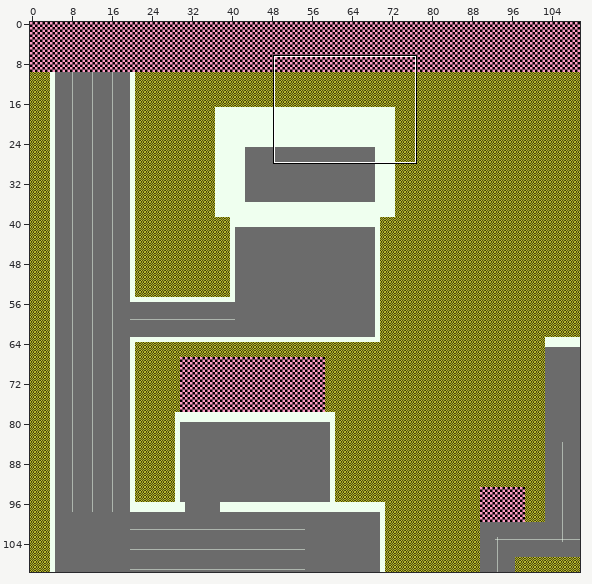
One commit to this Tiled map: Assets/Graphics/Maps/Forest/ForestDistrict.tmx. Above: a wide view before the commit, with the close-up outlined.
Close-up. First the earlier version:
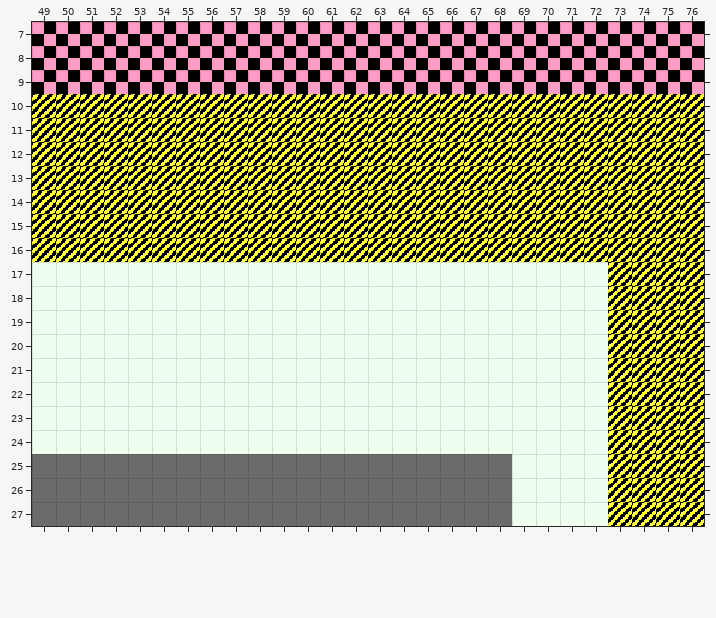
Cells are 16x16 px. Shown: x 49..76, y 7..27. The commit also changed other parts of the map, which this record leaves out.
After the commit:
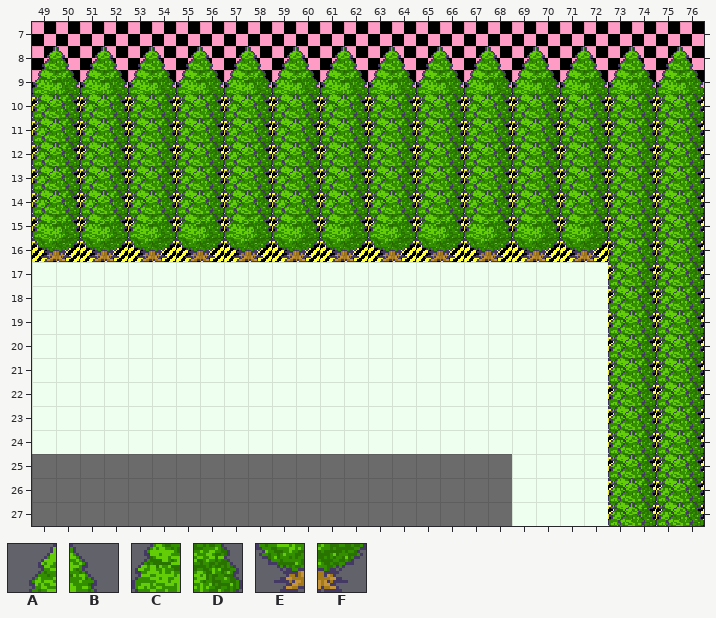
Key: from "Forest": A 15, B 16, C 20, D 21, E 25, F 26.
_ is an empty cell.
Tiles of an added or newly shown layer are drawn over the layers below it.
The edit:
Changed rows in their new state; . is an unchanged cell.
Layer "Graphics/Trees/TreeBase" (added):
first column x 49:
10 EFEFEFEFEFEFEFEFEFEFEFEFEFEF
11 EFEFEFEFEFEFEFEFEFEFEFEFEFEF
12 EFEFEFEFEFEFEFEFEFEFEFEFEFEF
13 EFEFEFEFEFEFEFEFEFEFEFEFEFEF
14 EFEFEFEFEFEFEFEFEFEFEFEFEFEF
15 EFEFEFEFEFEFEFEFEFEFEFEFEFEF
16 EFEFEFEFEFEFEFEFEFEFEFEFEFEF
17 ........................EFEF
18 ........................EFEF
19 ........................EFEF
20 ........................EFEF
21 ........................EFEF
22 ........................EFEF
23 ........................EFEF
24 ........................EFEF
25 ........................EFEF
26 ........................EFEF
27 ........................EFEF
Layer "Graphics/Trees/TreeMids" (added):
first column x 49:
 9 CDCDCDCDCDCDCDCDCDCDCDCDCDCD
10 CDCDCDCDCDCDCDCDCDCDCDCDCDCD
11 CDCDCDCDCDCDCDCDCDCDCDCDCDCD
12 CDCDCDCDCDCDCDCDCDCDCDCDCDCD
13 CDCDCDCDCDCDCDCDCDCDCDCDCDCD
14 CDCDCDCDCDCDCDCDCDCDCDCDCDCD
15 CDCDCDCDCDCDCDCDCDCDCDCDCDCD
16 ........................CDCD
17 ........................CDCD
18 ........................CDCD
19 ........................CDCD
20 ........................CDCD
21 ........................CDCD
22 ........................CDCD
23 ........................CDCD
24 ........................CDCD
25 ........................CDCD
26 ........................CDCD
27 ........................CDCD
Layer "Graphics/Trees/TreeTops" (added):
first column x 49:
 8 ABABABABABABABABABABABABABAB
 9 CDCDCDCDCDCDCDCDCDCDCDCDCDCD
10 ABABABABABABABABABABABABABAB
11 ABABABABABABABABABABABABABAB
12 ABABABABABABABABABABABABABAB
13 ABABABABABABABABABABABABABAB
14 ABABABABABABABABABABABABABAB
15 ........................ABAB
16 ........................ABAB
17 ........................ABAB
18 ........................ABAB
19 ........................ABAB
20 ........................ABAB
21 ........................ABAB
22 ........................ABAB
23 ........................ABAB
24 ........................ABAB
25 ........................ABAB
26 ........................ABAB
27 ........................ABAB
Boxes around the changes in both close-ups, in picture pixels (x1, y1, x2, y2):
added: (32, 46, 704, 526)
